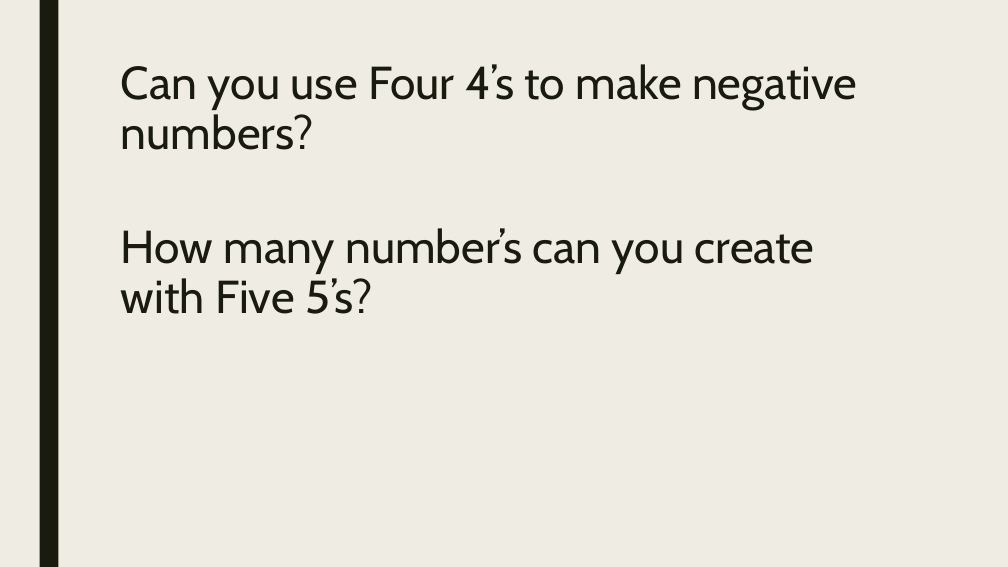
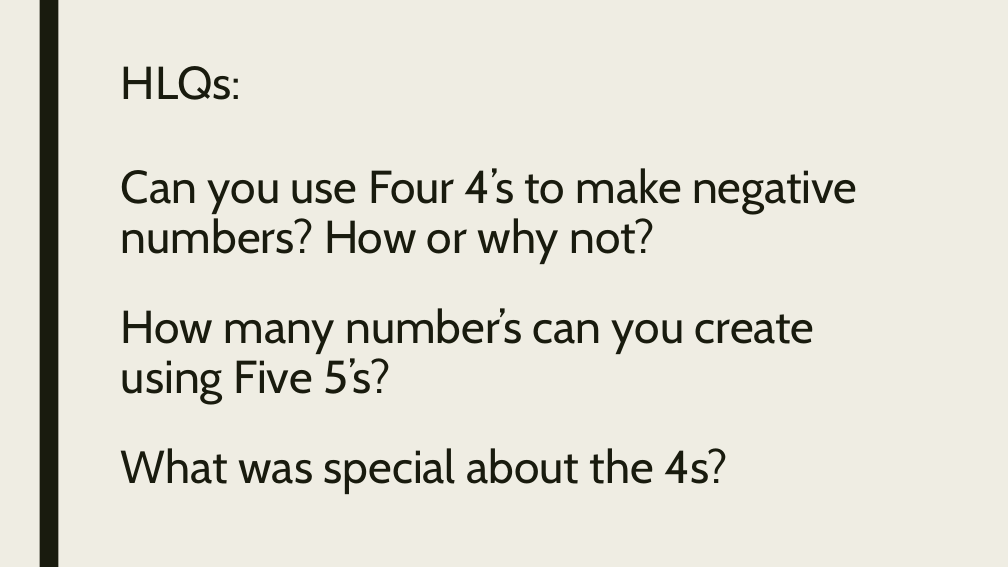
Before and after one commit to codecuddy/OPS-Classes-2018-19, a slide deck: slide 8 of 000_First 5 days of Class_Before Specifics/Day_001.pptx (slide 7 before the commit). Drawn at 1008x567 pixels with LibreOffice and Linux fonts; fonts in the diff are those of the drawing. Boxes give left, top, right and bottom in pixels: in the first picture for what was removed or moved away, otherwise in the second. Text is boxed around its words. In the diff, an @@ line names an element or a change of style, - is before the commit and + after.

```diff
--- a/000_First 5 days of Class_Before Specifics/Day_001.pptx
+++ b/000_First 5 days of Class_Before Specifics/Day_001.pptx
@@ title at [121,66,241,100]: text changed @@
-Can you use Four 4’s to make negative numbers?
+HLQs:
@@ text added at [121,168,858,264], 44 pt, text #191B0E @@
+Can you use Four 4’s to make negative numbers? How or why not?
@@ text at [121,308,815,403]: text changed @@
-How many number’s can you create with Five 5’s?
+How many number’s can you create using Five 5’s?
@@ text added at [121,448,728,494], 44 pt, text #191B0E @@
+What was special about the 4s?
```
Also in this commit, not shown: 4 other slides changed, 2 slides added, 1 other file.
